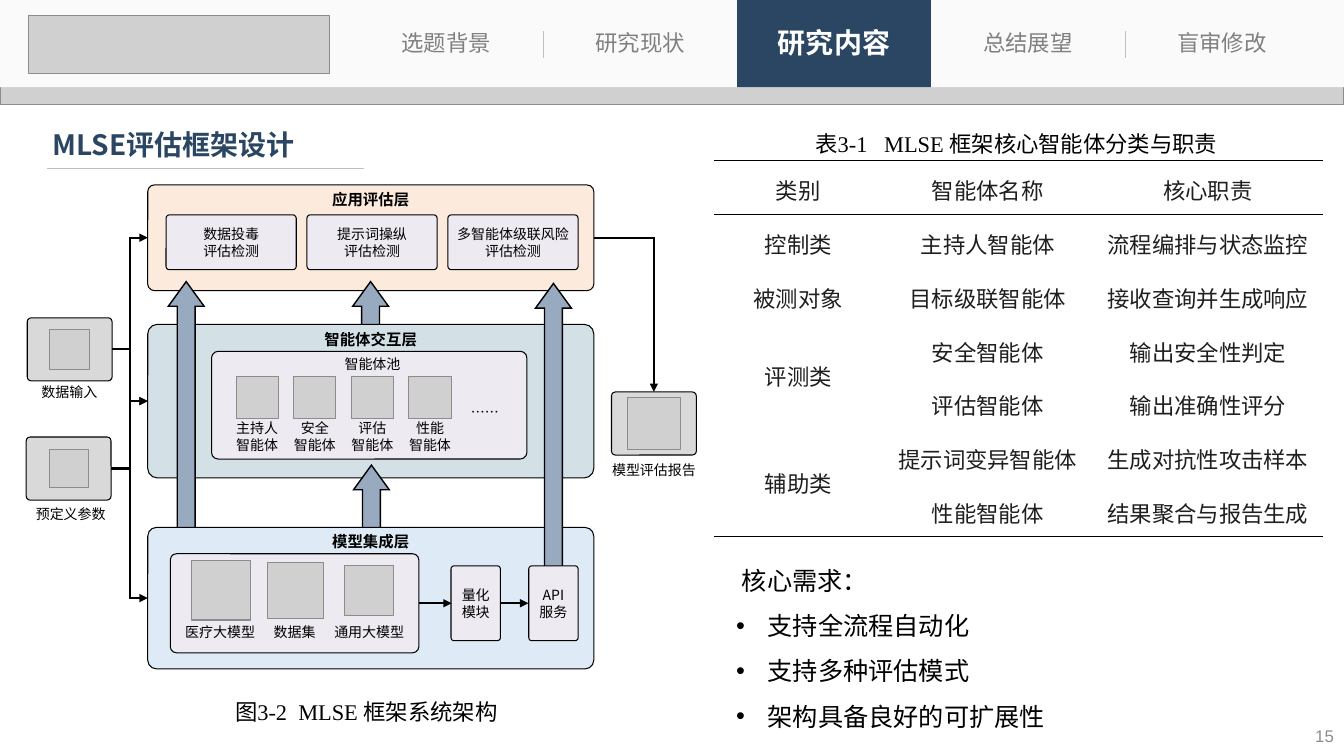
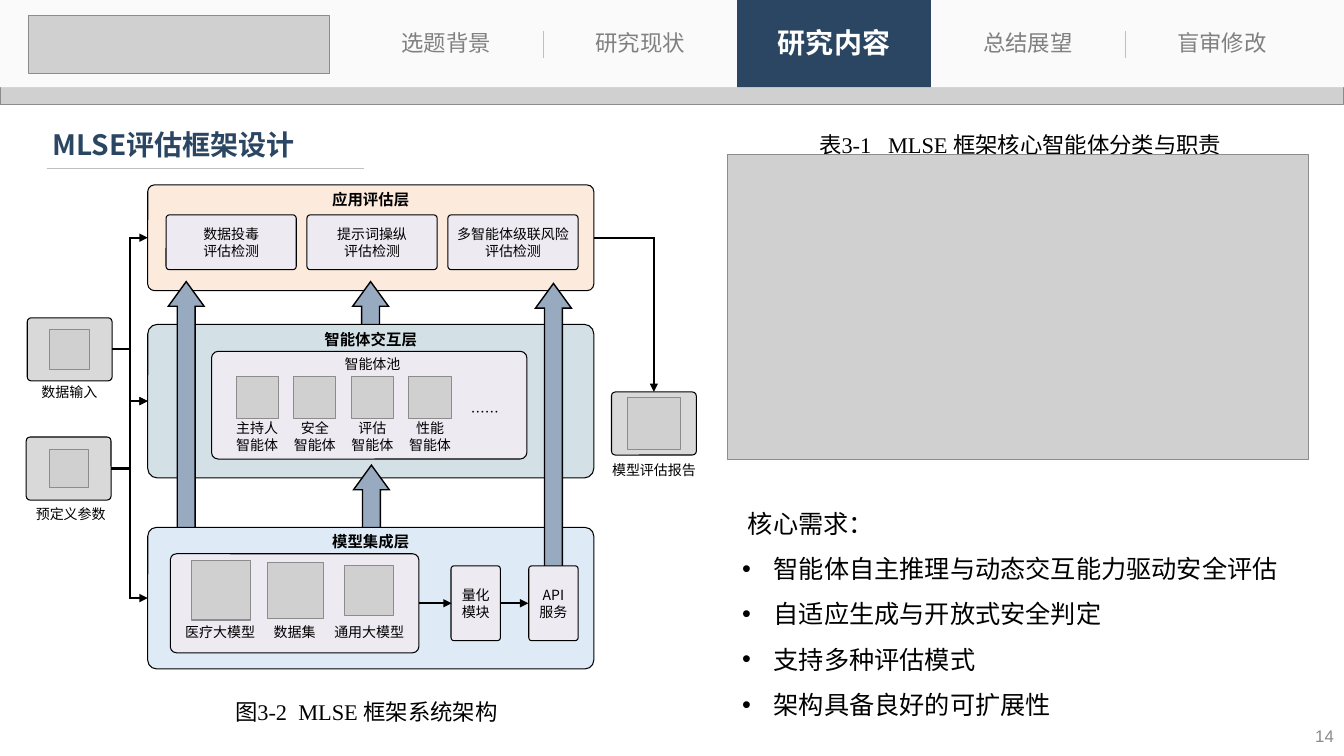
Before and after one commit to 536260668/master_thesis, a slide deck: slide 14 of 刘子恒-答辩.pptx (slide 15 before the commit). Drawn at 1344x756 pixels with LibreOffice and Linux fonts; fonts in the diff are those of the drawing; grey boxes stand for pictures. Boxes give left, top, right and bottom in pixels: in the first picture for what was removed or moved away, otherwise in the second. Text is boxed around its words. In the diff, an @@ line names an element or a change of style, - is before the commit and + after.

```diff
--- a/刘子恒-答辩.pptx
+++ b/刘子恒-答辩.pptx
@@ text "表3‑1 MLSE 框架核心智能体分类与职责" rewrapped from [815,133,1217,154] to [819,134,1221,159] @@
@@ table removed at [714,160,1323,536], 7 rows, 3 columns @@
-类别 | 智能体名称 | 核心职责
-控制类 | 主持人智能体 | 流程编排与状态监控
-被测对象 | 目标级联智能体 | 接收查询并生成响应
-评测类 | 安全智能体 | 输出安全性判定
- | 评估智能体 | 输出准确性评分
-辅助类 | 提示词变异智能体 | 生成对抗性攻击样本
- | 性能智能体 | 结果聚合与报告生成
@@ picture added at [728,154,1309,460] @@
@@ text "核心需求：": place and size @@
-text "核心需求：" at [742,568,1045,728]
+text "核心需求：" at [748,511,1278,716]
@@ text at [774,556,1278,625]: text changed @@
-• 支持全流程自动化
+• 智能体自主推理与动态交互能力驱动安全评估
+• 自适应生成与开放式安全判定
@@ page number at [1315,730,1334,742]: text changed @@
-15
+14
```
Also in this commit, not shown: 12 other slides changed, 1 slide added, 5 slides removed, 2 other files.
